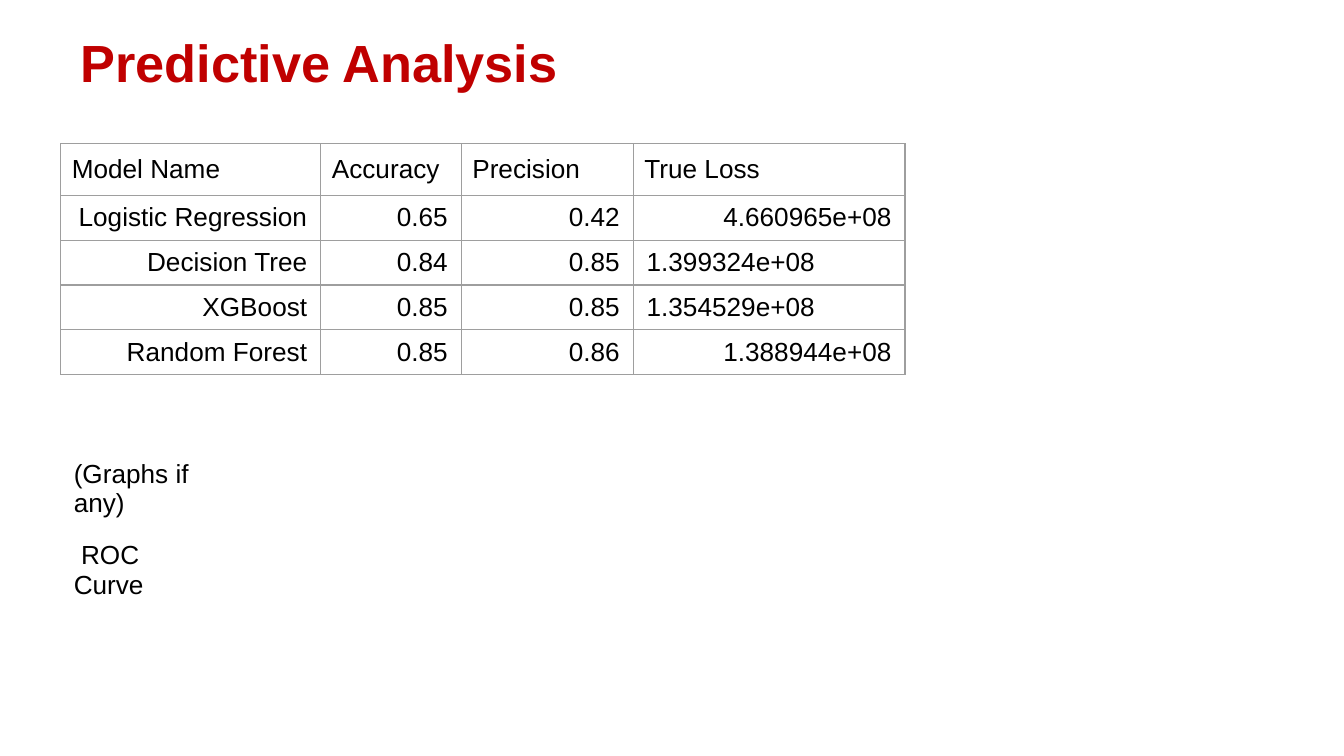
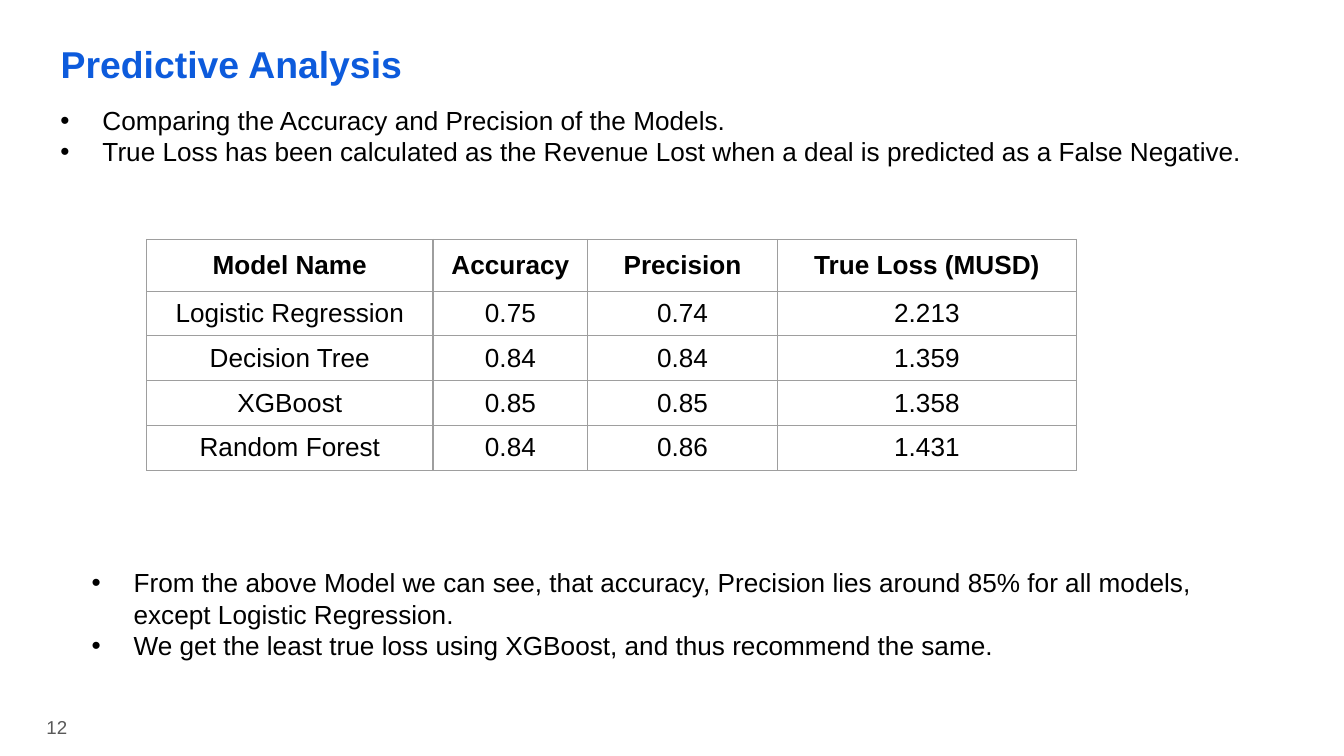
Before and after one commit to imkushwaha/Win_Prediction_Analytics, a slide deck: slide 12 of Presentation_Report.pptx (slide 13 before the commit). Drawn at 1344x756 pixels with LibreOffice and Linux fonts; fonts in the diff are those of the drawing; background and template pictures are left out. Boxes give left, top, right and bottom in pixels: in the first picture for what was removed or moved away, otherwise in the second. Text is boxed around its words. In the diff, an @@ line names an element or a change of style, - is before the commit and + after.

```diff
--- a/Presentation_Report.pptx
+++ b/Presentation_Report.pptx
@@ title "Predictive Analysis": place and size @@
-title "Predictive Analysis" at box(81, 44, 558, 92)
+title "Predictive Analysis" at box(61, 51, 402, 86)
@@ title "Predictive Analysis" at box(61, 51, 402, 86): size 28 to 20 pt, text colour #C00000 to #0D5BDC @@
@@ text added at box(102, 111, 1241, 167), 14 pt, text #000000 @@
+• Comparing the Accuracy and Precision of the Models.
+• True Loss has been calculated as the Revenue Lost when a deal is predicted as a False Negative.
@@ table at box(146, 239, 1077, 472) @@
-row 1, column 4: True Loss
+row 1, column 4: True Loss (MUSD)
-row 2: Logistic Regression | 0.65 | 0.42 | 4.660965e+08
+row 2: Logistic Regression | 0.75 | 0.74 | 2.213
-row 3, column 3: 0.85
+row 3, column 3: 0.84
-row 3, column 4: 1.399324e+08
+row 3, column 4: 1.359
-row 4, column 4: 1.354529e+08
+row 4, column 4: 1.358
-row 5, column 2: 0.85
+row 5, column 2: 0.84
-row 5, column 4: 1.388944e+08
+row 5, column 4: 1.431
@@ bold on in "Model Name", "Accuracy", "Precision" @@
@@ alignment left to centre @@
@@ alignment right to centre @@
@@ table: place and size @@
-table at box(60, 144, 906, 376)
+table at box(146, 239, 1077, 472)
@@ table removed at box(63, 449, 228, 641), 3 rows, 1 columns @@
-(Graphs if any)
-ROC Curve
-
@@ text added at box(134, 573, 1191, 661), 14 pt, text #000000 @@
+• From the above Model we can see, that accuracy, Precision lies around 85% for all models, except Logistic Regression.
+• We get the least true loss using XGBoost, and thus recommend the same.
@@ page number added at box(46, 721, 67, 734), 10 pt, text #595959 @@
+12
```
Also in this commit, not shown: 12 other slides changed, 3 slides added, 3 slides removed, 1 other file.
